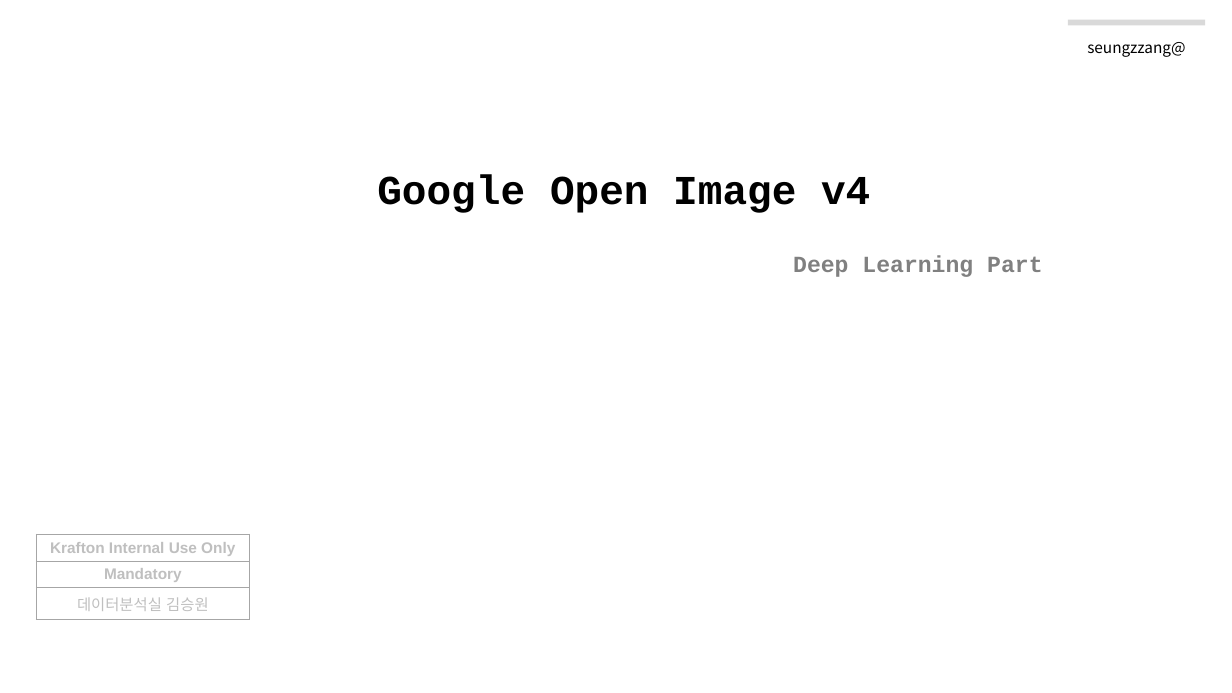
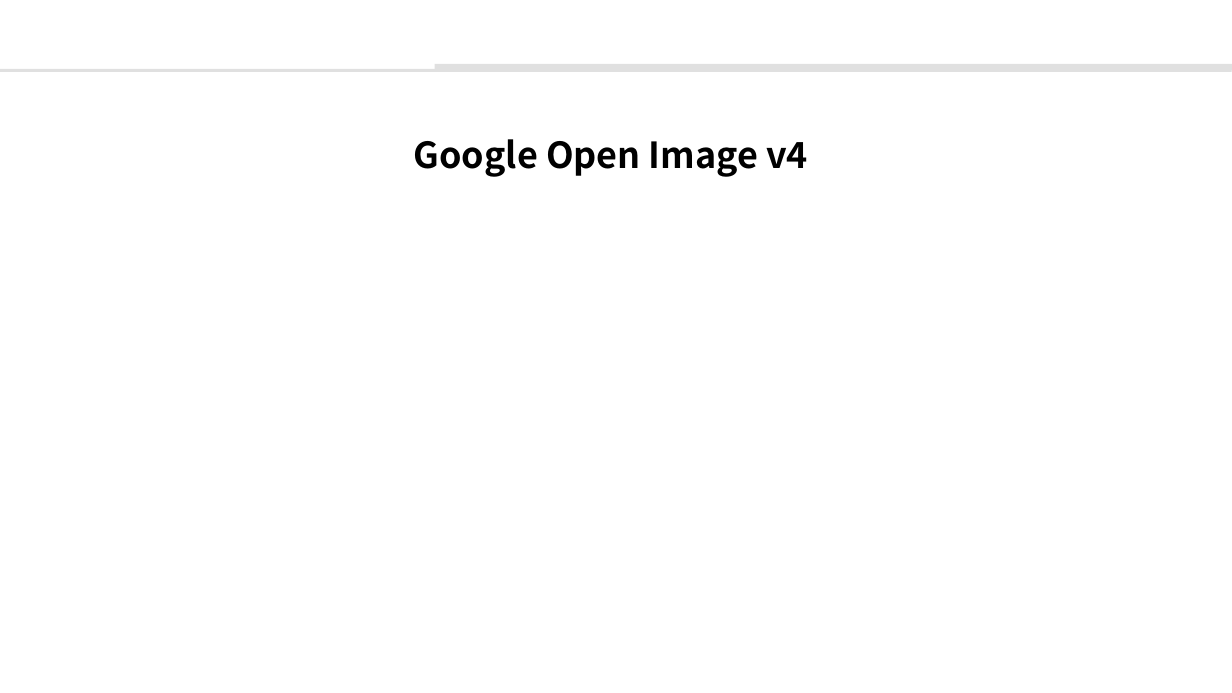
Before and after one commit to BeomSooKim/paper-summary, a slide deck: slide 1 of open Image v4.pptx. Drawn at 1232x693 pixels with LibreOffice and Linux fonts; fonts in the diff are those of the drawing; background and template pictures are left out. Boxes give left, top, right and bottom in pixels: in the first picture for what was removed or moved away, otherwise in the second. Text is boxed around its words. In the diff, an @@ line names an element or a change of style, - is before the commit and + after.

```diff
--- a/open Image v4.pptx
+++ b/open Image v4.pptx
@@ line removed from (1068, 22) to (1205, 22) @@
@@ text removed at (1087, 42, 1185, 57) @@
-seungzzang@
@@ line added from (0, 70) to (1232, 70), #E0E0E0 2.25 pt @@
@@ title "Google Open Image v4": place and size @@
-title "Google Open Image v4" at (377, 174, 1042, 277)
+title "Google Open Image v4" at (414, 139, 808, 177)
@@ title "Google Open Image v4" at (414, 139, 808, 177): size 32 to 28 pt, font Courier New to Noto Sans CJK TC; less space between paragraphs; vertical alignment top to middle @@
@@ rectangle added at (434, 64, 1232, 70), fill #E0E0E0 @@
@@ title at (793, 255, 1042, 277): paragraph removed @@
-Deep Learning Part
@@ table removed at (36, 534, 250, 617), 3 rows, 1 columns @@
-Krafton Internal Use Only
-Mandatory
-데이터분석실 김승원
```
Also in this commit, not shown: 4 other files.
